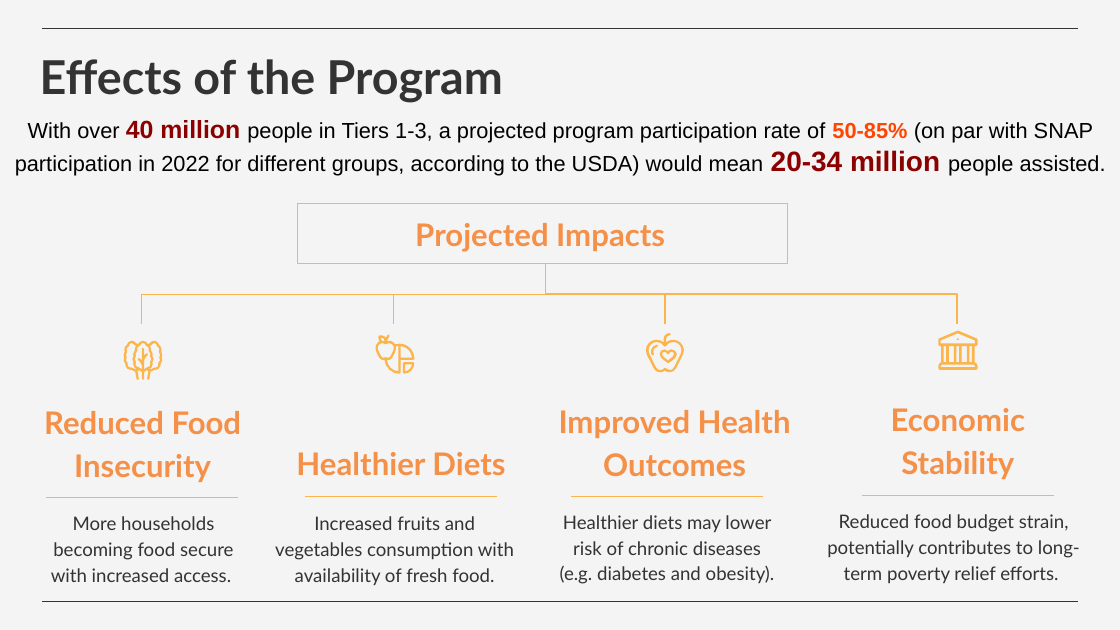
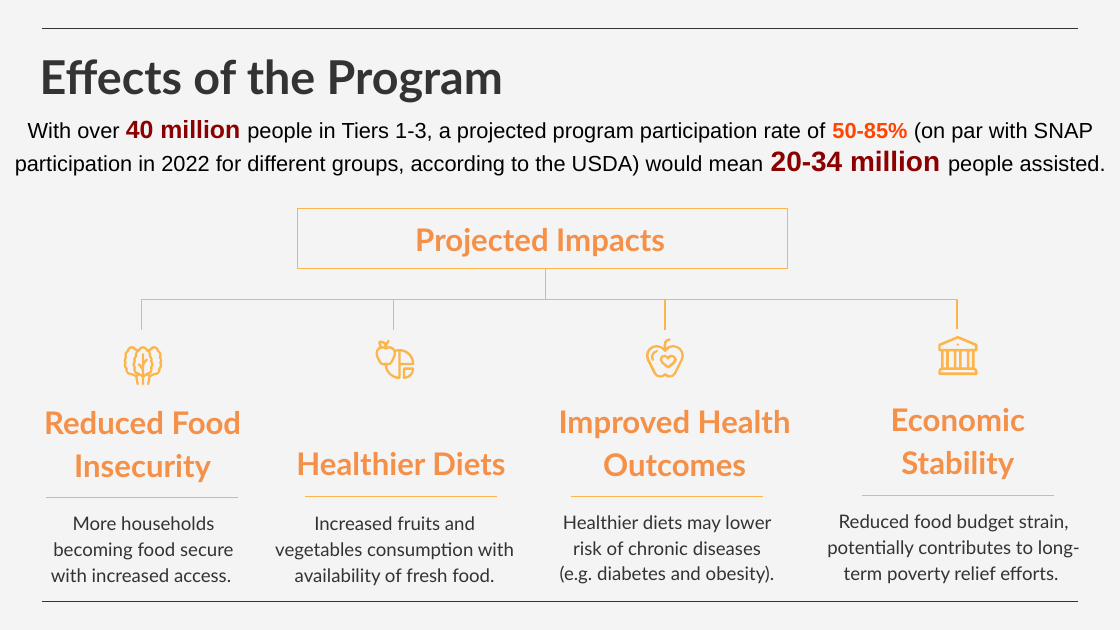
Before and after one commit to wlau818/N1-Health-Data-Challenge, a slide deck: slide 5 of Food_Access_Program_Deployment_Plan.pptx. Drawn at 1120x630 pixels with LibreOffice and Linux fonts; fonts in the diff are those of the drawing. Boxes give left, top, right and bottom in pixels: in the first picture for what was removed or moved away, otherwise in the second. Text is boxed around its words. In the diff, an @@ line names an element or a change of style, - is before the commit and + after.

```diff
--- a/Food_Access_Program_Deployment_Plan.pptx
+++ b/Food_Access_Program_Deployment_Plan.pptx
@@ 8 freeform shapes, 4 elbow lines, 1 text, 1 rectangle: place and size @@
-8 freeform shapes, 4 elbow lines, 1 text, 1 rectangle at (123, 203, 978, 380)
+8 freeform shapes, 4 elbow lines, 1 text, 1 rectangle at (123, 208, 978, 385)
```
Also in this commit, not shown: 3 other slides changed, 1 other file.
